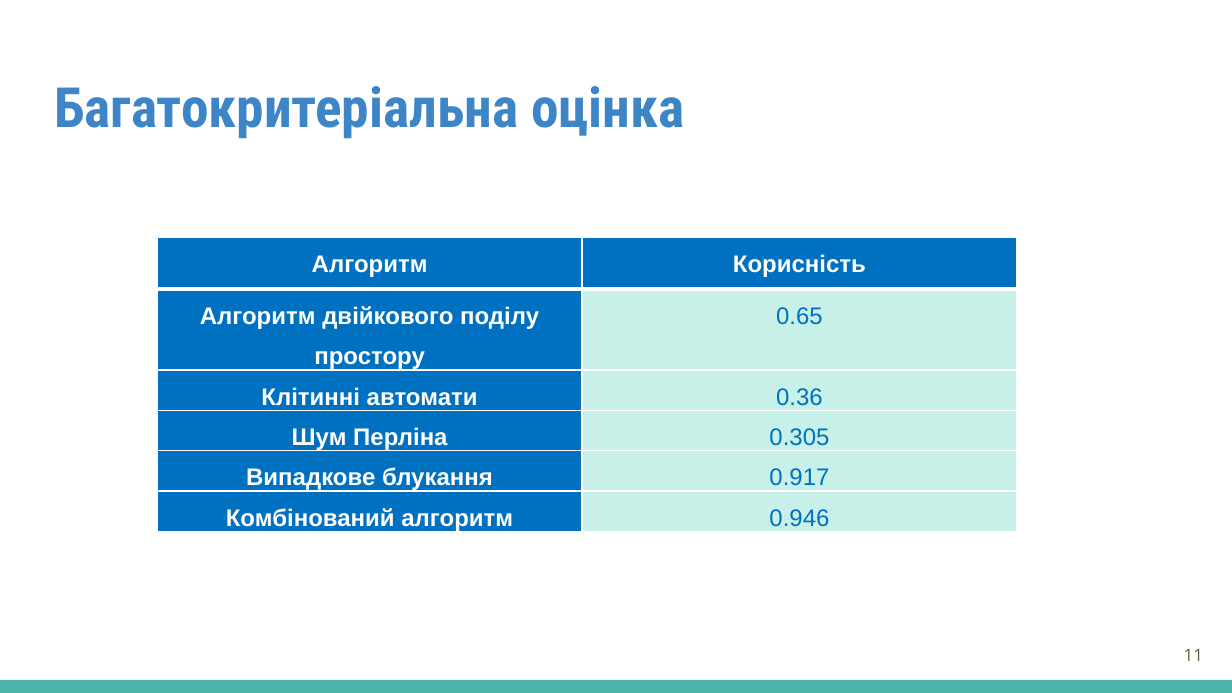
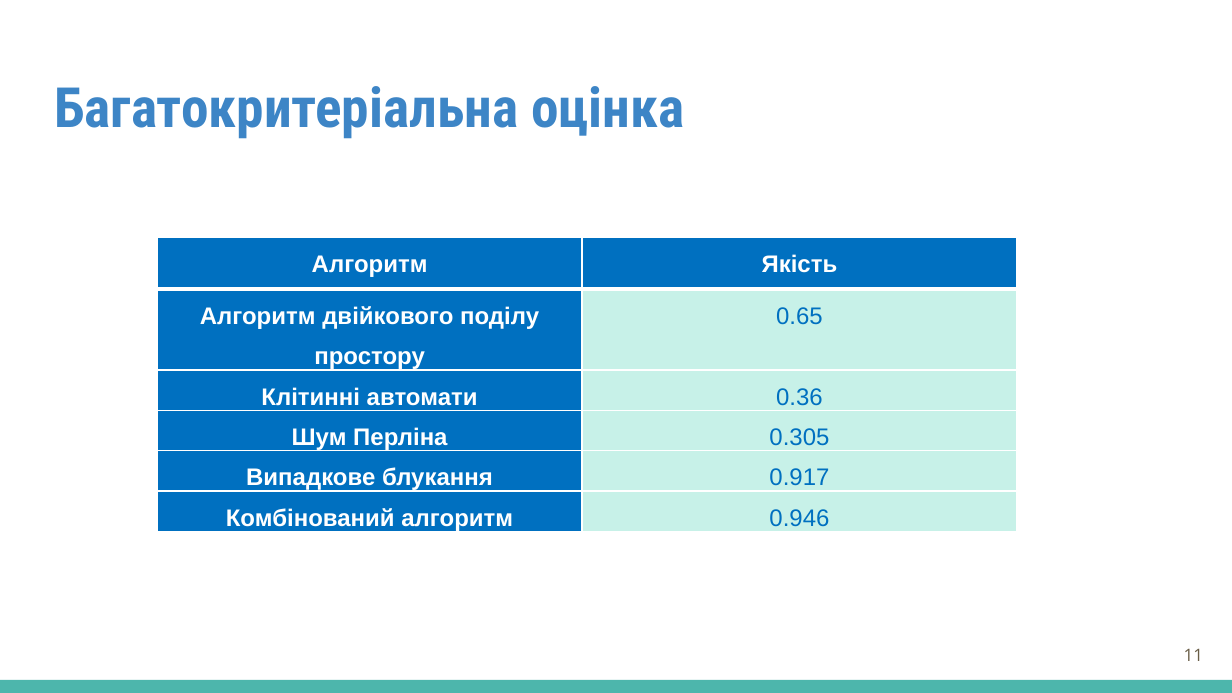
Before and after one commit to VlaD1377/LevelGenerator, a slide deck: slide 11 of 2026_М_ПІ_ІПЗм-24-1_Лабунець_В_В.pptx. Drawn at 1232x693 pixels with LibreOffice and Linux fonts; fonts in the diff are those of the drawing. Boxes give left, top, right and bottom in pixels: in the first picture for what was removed or moved away, otherwise in the second. Text is boxed around its words. In the diff, an @@ line names an element or a change of style, - is before the commit and + after.

Commit message:
Updated presentation

```diff
--- a/2026_М_ПІ_ІПЗм-24-1_Лабунець_В_В.pptx
+++ b/2026_М_ПІ_ІПЗм-24-1_Лабунець_В_В.pptx
@@ table at [158,238,1018,548] @@
-row 1, column 2: Корисність
+row 1, column 2: Якість
```
